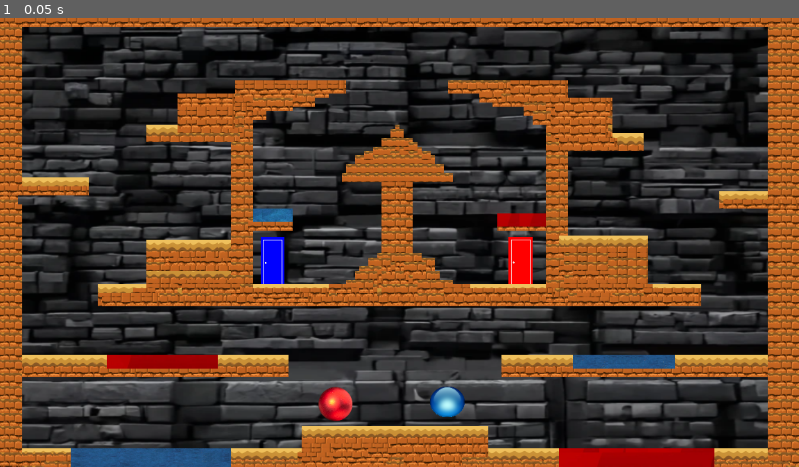
Above: before the commit, frame 1.
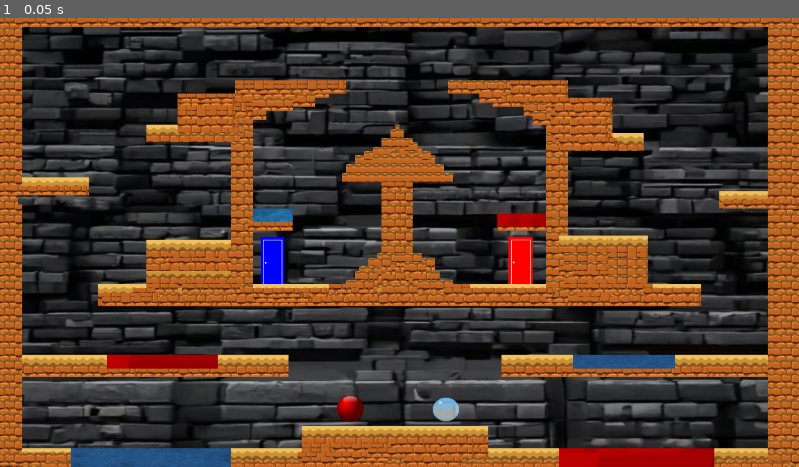
Above: after the commit, the same moment.

Repository: emigibu12/SPRC_Project
Game: Godot game, scene res://node_2d.tscn
The game is run twice, just before and just after one commit, with the same random seed, the same clock (stepped at 60 frames per second) and the same inputs. The project has no main scene, so this scene is started directly.
Inputs:
- Up to frame 1 (0.05 s): no input

The runs differ from the first frame. In frame 1, 0.6% of the frame differs, in the area x 39-59%, y 81-90%.

Commit message:
first comit
com

Diff:
--- a/node_2d.tscn
+++ b/node_2d.tscn
@@ -1,13 +1,13 @@
 [gd_scene load_steps=17 format=3 uid="uid://o611mhqjkwau"]
 
-[ext_resource type="Texture2D" uid="uid://beydygxvs74ee" path="res://background.png" id="1_1avog"]
-[ext_resource type="Texture2D" uid="uid://di6a5frpk5rdg" path="res://—Pngtree—red ball festival decoration_4415196.png" id="2_1rer2"]
-[ext_resource type="Texture2D" uid="uid://d26683nb1iwde" path="res://pngwing.com.png" id="3_71ajn"]
-[ext_resource type="Texture2D" uid="uid://celevoguemxpa" path="res://land.png" id="4_rwd3l"]
-[ext_resource type="Texture2D" uid="uid://w0u85wja8s5h" path="res://blue.png" id="5_v76fx"]
-[ext_resource type="Texture2D" uid="uid://ckneg3lny63n3" path="res://red .png" id="6_e1vvy"]
-[ext_resource type="Texture2D" uid="uid://gl3ogtepqc05" path="res://red_door.png" id="7_ipenj"]
-[ext_resource type="Texture2D" uid="uid://dh420iumr0lvq" path="res://blue_door.png" id="8_ynuk7"]
+[ext_resource type="Texture2D" uid="uid://beydygxvs74ee" path="res://imagini/background.png" id="1_1avog"]
+[ext_resource type="Texture2D" uid="uid://bk41qwa0n7cuc" path="res://imagini/redBall.png" id="2_yvx8w"]
+[ext_resource type="Texture2D" uid="uid://blrqru1768koh" path="res://imagini/blueBall.png" id="3_jwi62"]
+[ext_resource type="Texture2D" uid="uid://celevoguemxpa" path="res://imagini/land.png" id="4_rwd3l"]
+[ext_resource type="Texture2D" uid="uid://w0u85wja8s5h" path="res://imagini/blue.png" id="5_v76fx"]
+[ext_resource type="Texture2D" uid="uid://ckneg3lny63n3" path="res://imagini/red .png" id="6_e1vvy"]
+[ext_resource type="Texture2D" uid="uid://gl3ogtepqc05" path="res://imagini/red_door.png" id="7_ipenj"]
+[ext_resource type="Texture2D" uid="uid://dh420iumr0lvq" path="res://imagini/blue_door.png" id="8_ynuk7"]
 
 [sub_resource type="TileSetAtlasSource" id="TileSetAtlasSource_mfuxi"]
 texture = ExtResource("4_rwd3l")
@@ -1259,14 +1259,14 @@
 texture = ExtResource("1_1avog")
 
 [node name="player2" type="Sprite2D" parent="."]
-position = Vector2(484, 558)
-scale = Vector2(0.05, 0.05)
-texture = ExtResource("2_1rer2")
+position = Vector2(505, 564)
+scale = Vector2(0.075, 0.075)
+texture = ExtResource("2_yvx8w")
 
 [node name="player1" type="Sprite2D" parent="."]
-position = Vector2(645, 559)
+position = Vector2(643, 565)
 scale = Vector2(0.075, 0.067)
-texture = ExtResource("3_71ajn")
+texture = ExtResource("3_jwi62")
 
 [node name="TileMap_ground" type="TileMap" parent="."]
 scale = Vector2(0.4, 0.4)
Renamed: background.png -> imagini/background.png
Not shown, changed: imagini/background.png.import
Renamed: blue.png -> imagini/blue.png
Not shown, changed: imagini/blue.png.import
Binary file added: imagini/blueBall.png
Not shown, changed: imagini/blueBall.png.import
Renamed: blue_door.png -> imagini/blue_door.png
Not shown, added: imagini/blue_door.png.import
Renamed: land.png -> imagini/land.png
Not shown, changed: imagini/land.png.import
Renamed: pngwing.com.png -> imagini/pngwing.com.png
Not shown, changed: imagini/pngwing.com.png.import
(and 8 more such lines)
